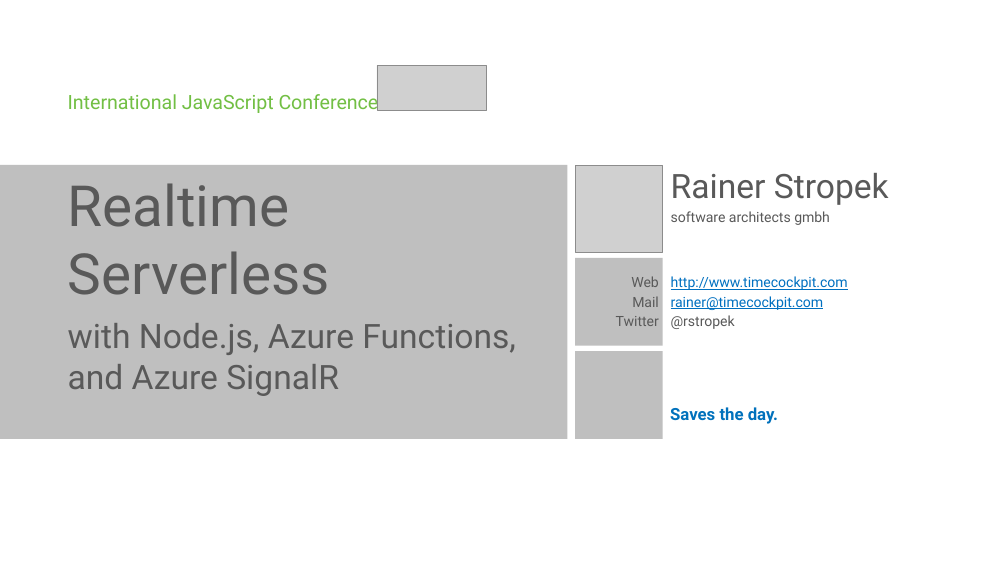
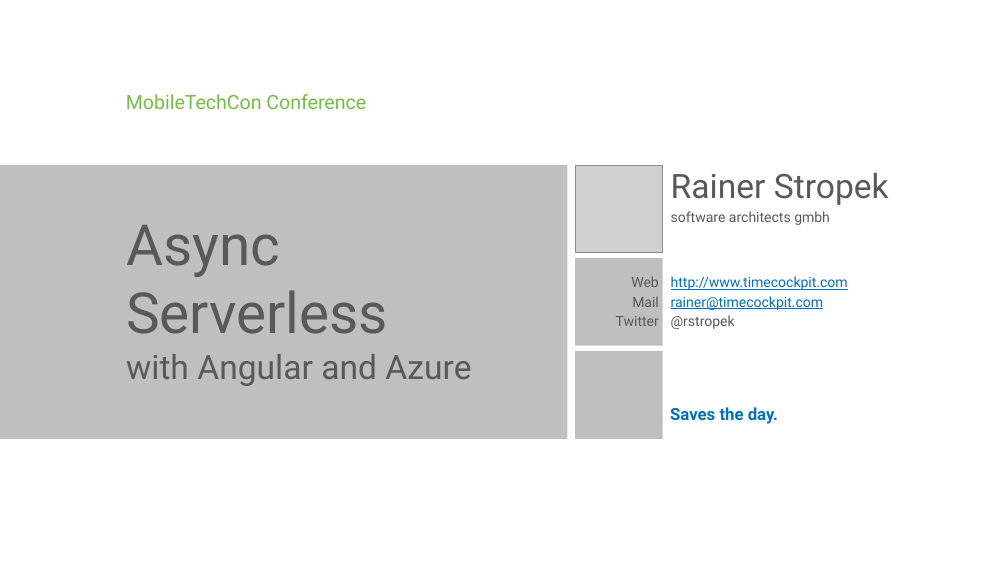
Before and after one commit to rstropek/Samples, a slide deck: slide 1 of AsyncAngular/Slides/AsyncServerless.pptx. Drawn at 1008x567 pixels with LibreOffice and Linux fonts; fonts in the diff are those of the drawing; grey boxes stand for pictures; background and template pictures are left out. Boxes give left, top, right and bottom in pixels: in the first picture for what was removed or moved away, otherwise in the second. Text is boxed around its words. In the diff, an @@ line names an element or a change of style, - is before the commit and + after.

```diff
--- a/AsyncAngular/Slides/AsyncServerless.pptx
+++ b/AsyncAngular/Slides/AsyncServerless.pptx
@@ picture removed at [377,65,487,110] @@
@@ text at [126,94,366,109]: text changed @@
-International JavaScript Conference
+MobileTechCon Conference
@@ title at [126,225,388,334]: text changed @@
-Realtime Serverless
+Async Serverless
@@ text at [126,354,471,386]: text changed @@
-with Node.js, Azure Functions, and Azure SignalR
+with Angular and Azure
```
Also in this commit, not shown: 1 other slide changed, 32 other files.
